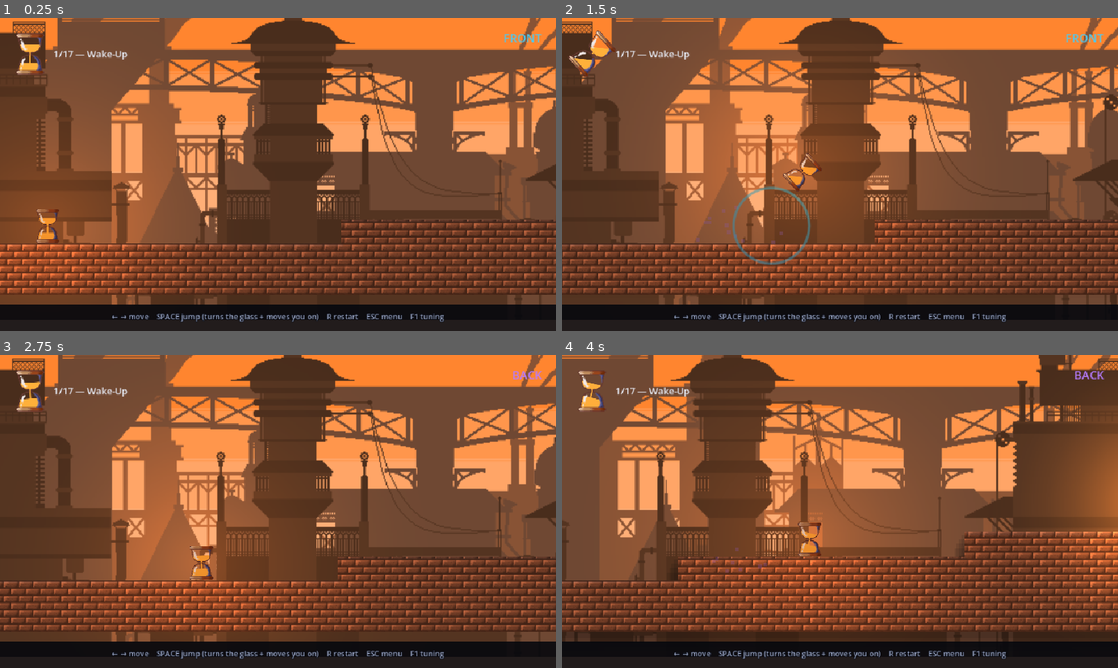
Above: before the commit, frames 1-4 (two rows, left to right).
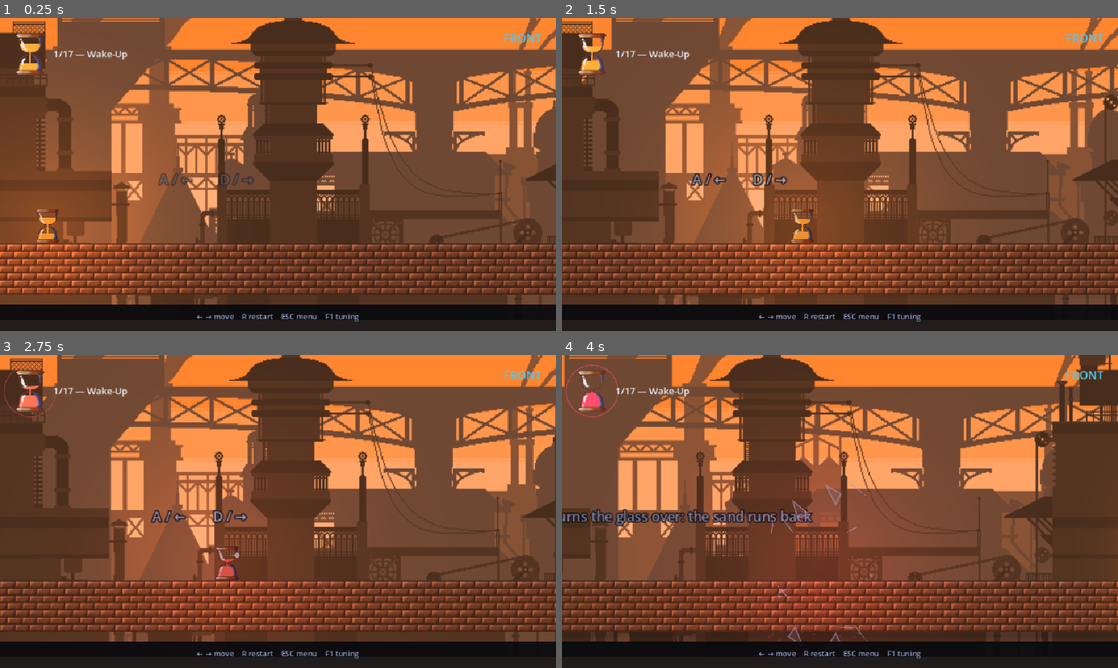
Above: after the commit, the same moments.

Repository: Athryell/GMTK-Game-Jam-2026
Game: Godot game, scene res://scenes/main.tscn
Two runs of this game, one before a commit and one after it. Both use one fixed random seed, a clock stepped at 60 frames per second and the inputs below. Sound files missing from this copy of the repository are replaced by a short silence.
Inputs:
- Up to frame 1 (0.25 s): no input
- Up to frame 2 (1.5 s): tap Enter at 0.5 s; hold Space (jump) 0.53-1.28 s; hold Right (move_right) from 0.53 s (still down); tap Space (jump) at 1.35 s
- Up to frame 3 (2.75 s): tap Space (jump) at 1.52, 1.82 s; release Right (move_right) at 2.03 s; hold Left (move_left) from 2.03 s (still down); hold Space (jump) from 2.03 s (still down)
- Up to frame 4 (4 s): release Left (move_left) at 2.78 s; release Space (jump) at 2.78 s; hold Right (move_right) from 2.78 s (still down); tap Space (jump) at 2.85, 3.02, 3.32 s; hold Space (jump) from 3.53 s (still down)

The runs differ from the first frame. In frame 1, 2.3% of the frame differs, in the area x 3-100%, y 8-98%; in frame 2, 5.0%; in frame 3, 15%; in frame 4, 38%, in the area x 0-100%, y 0-98%.

Commit message:
Add the tutorial level: level 1 teaches itself
Level 1 opens with the clock held and the jump locked, so walking is the
only thing to try and it falls short of the door. The death hands the jump
back and swaps the sign on screen.

Both behaviours are Level rules (clock_starts_on_move, jump_locked_first_life)
applied through _apply_level_rules, so no other level inherits them.

Co-Authored-By: Claude Opus 5 <noreply@anthropic.com>

Diff:
--- /dev/null
+++ b/hourglass_hero_godot/scenes/entities/hint_sign.tscn
@@ -0,0 +1,18 @@
+[gd_scene load_steps=2 format=3]
+
+[ext_resource type="Script" path="res://scripts/entities/hint_sign.gd" id="1_hint"]
+
+[node name="HintSign" type="Node2D"]
+z_index = 10
+script = ExtResource("1_hint")
+text = "A / ←    D / →    to move"
+
+[node name="Label" type="Label" parent="."]
+offset_left = -300.0
+offset_right = 300.0
+offset_bottom = 40.0
+theme_override_colors/font_color = Color(0.933, 0.949, 1, 1)
+theme_override_colors/font_outline_color = Color(0.024, 0.031, 0.063, 1)
+theme_override_constants/outline_size = 6
+theme_override_font_sizes/font_size = 15
+horizontal_alignment = 1
--- a/hourglass_hero_godot/scenes/levels/level_01_wake_up.tscn
+++ b/hourglass_hero_godot/scenes/levels/level_01_wake_up.tscn
@@ -3,10 +3,13 @@
 [ext_resource type="Script" uid="uid://dxec45qo6wc0" path="res://scripts/level.gd" id="1_level"]
 [ext_resource type="PackedScene" uid="uid://cggpaij3sjfcg" path="res://scenes/entities/door.tscn" id="2_door"]
 [ext_resource type="Script" uid="uid://b62bjh4xkmsp0" path="res://scripts/entities/terrain.gd" id="3_terrain"]
+[ext_resource type="PackedScene" path="res://scenes/entities/hint_sign.tscn" id="4_hint"]
 
 [node name="Level" type="Node2D" unique_id=2033491078]
 script = ExtResource("1_level")
 level_name = "Wake-Up"
+clock_starts_on_move = true
+jump_locked_first_life = true
 
 [node name="Spawn" type="Marker2D" parent="." unique_id=447216131]
 position = Vector2(53, 479)
@@ -14,11 +17,21 @@
 [node name="Entities" type="Node2D" parent="." unique_id=1541318319]
 
 [node name="Door" parent="Entities" unique_id=1228334491 instance=ExtResource("2_door")]
-position = Vector2(901, 386)
+position = Vector2(901, 438)
 
 [node name="Ground" type="StaticBody2D" parent="Entities" unique_id=1001778845]
 collision_mask = 0
 script = ExtResource("3_terrain")
 
 [node name="Shape" type="CollisionPolygon2D" parent="Entities/Ground" unique_id=492484394]
-polygon = PackedVector2Array(0, 502, 380, 502, 380, 476, 700, 476, 700, 449, 960, 449, 960, 560, 0, 560)
+polygon = PackedVector2Array(0, 502, 960, 502, 960, 560, 0, 560)
+
+[node name="MoveHint" parent="Entities" instance=ExtResource("4_hint")]
+position = Vector2(230, 420)
+hide_after_deaths = 1
+text = "A / ←        D / →"
+
+[node name="JumpHint" parent="Entities" instance=ExtResource("4_hint")]
+position = Vector2(250, 420)
+after_deaths = 1
+text = "SPACE / ↑   turns the glass over: the sand runs back"
--- a/hourglass_hero_godot/scripts/autoload/game.gd
+++ b/hourglass_hero_godot/scripts/autoload/game.gd
@@ -87,6 +87,20 @@
 ## `start_level` runs before it is instantiated.
 var double_jump := false
 
+## Is the sand allowed to run yet? Held back by `Level.clock_starts_on_move`
+## until the player first moves.
+var clock_running := true
+## `Level.jump_locked_first_life`, pushed here by `main.gd`.
+var jump_locked_first_life := false
+## Deaths on the level being played. Survives `restart`, cleared by moving to
+## another level.
+var level_deaths := 0
+
+## The lock is spent by the first death, so what the level killed you for is what
+## hands the jump back.
+var jump_enabled: bool:
+	get: return not (jump_locked_first_life and level_deaths == 0)
+
 ## Screen-y of "down" right now: +1 normally, -1 while the world is upside down.
 ## Changed mid-level by a [GravityPad]. Every vertical quantity is written as a
 ## downward component times this, so an inverted world is the same code.
@@ -126,6 +140,9 @@
 	if pad_flash > 0.0:
 		pad_flash = maxf(0.0, pad_flash - delta)
 	if status != Status.PLAY:
+		return
+	# A held clock is held for everything: the drain, the flow and both death rules.
+	if not clock_running:
 		return
 	# Both ends of the glass kill, and it is the DRAINING chambers that run out,
 	# not the glass: at four chambers you can die with sand still sealed in a side
@@ -220,7 +237,10 @@
 
 # ----- Level lifecycle -------------------------------------------------------
 
-func start_level(index: int) -> void:
+## `keep_deaths` tells a retry from a fresh arrival: only `restart` passes it.
+func start_level(index: int, keep_deaths := false) -> void:
+	if not keep_deaths or index != level_index:
+		level_deaths = 0
 	level_index = clampi(index, 0, level_scenes.size() - 1)
 	levels_reached = maxi(levels_reached, level_index)
 	# Two chambers until the level says otherwise. `main.gd` re-arms the glass
@@ -248,14 +268,22 @@
 	if status == Status.VICTORY:
 		start_level(0)
 	else:
-		start_level(level_index)
+		start_level(level_index, true)
 
 
 func set_status(new_status: Status) -> void:
 	if status == new_status:
 		return
+	# Counted before the signal goes out, so listeners read the toll including it.
+	if new_status == Status.DEAD:
+		level_deaths += 1
 	status = new_status
 	status_changed.emit(status)
+
+
+## The player has moved. Idempotent: called from the movement branch every frame.
+func start_clock() -> void:
+	clock_running = true
 
 
 ## Called by `main.gd` once the level scene is built and the player placed, so
--- /dev/null
+++ b/hourglass_hero_godot/scripts/entities/hint_sign.gd
@@ -0,0 +1,45 @@
+@tool
+## A line of tutorial text standing in the world, at the spot its sentence is
+## about. The jump is not mentioned before walking has failed: a rule you have
+## already broken is the one that sticks.
+class_name HintSign
+extends Node2D
+
+## Seconds a sign takes to fade in or out.
+const FADE_TIME := 0.5
+
+@export_multiline var text := "": set = _set_text
+## Deaths on this level before the sign appears. 0 is up from the start.
+@export_range(0, 4) var after_deaths := 0
+## Deaths after which it goes away again; 0 leaves it up for good. The level only
+## ever wants one of these on screen.
+@export_range(0, 4) var hide_after_deaths := 0
+
+@onready var _label: Label = $Label
+
+var _fade: Tween
+
+
+func _ready() -> void:
+	_label.text = text
+	if Engine.is_editor_hint():
+		return
+	modulate.a = 0.0
+	Game.status_changed.connect(_refresh.unbind(1))
+	_refresh()
+
+
+## Only the death toll can change what a sign says, so nothing here runs per frame.
+func _refresh() -> void:
+	var spent := hide_after_deaths > 0 and Game.level_deaths >= hide_after_deaths
+	var wanted := 1.0 if Game.level_deaths >= after_deaths and not spent else 0.0
+	if _fade != null:
+		_fade.kill()
+	_fade = create_tween()
+	_fade.tween_property(self, "modulate:a", wanted, FADE_TIME)
+
+
+func _set_text(value: String) -> void:
+	text = value
+	if is_node_ready():
+		_label.text = value
--- a/hourglass_hero_godot/scripts/entities/player.gd
+++ b/hourglass_hero_godot/scripts/entities/player.gd
@@ -123,15 +123,21 @@
 	var steer := Input.get_axis("move_left", "move_right")
 	velocity.x = steer * cfg.move_speed
 	Game.aim(steer)
+	# The clock is the player's to start; a level that holds it runs frozen
+	# until this line.
+	if not is_zero_approx(steer):
+		Game.start_clock()
+
+	# A locked jump reads as never pressed, buffer included.
+	var pressed_jump := Game.jump_enabled and Input.is_action_just_pressed("jump")
 
 	# Coyote time, then jump buffer.
 	_coyote = cfg.coyote_time if is_on_floor() else maxf(0.0, _coyote - delta)
-	_buffer = cfg.jump_buffer if Input.is_action_just_pressed("jump") \
-		else maxf(0.0, _buffer - delta)
+	_buffer = cfg.jump_buffer if pressed_jump else maxf(0.0, _buffer - delta)
 
 	if _buffer > 0.0 and _coyote > 0.0:
 		_jump(steer)
-	elif _air_jumps > 0 and Input.is_action_just_pressed("jump"):
+	elif _air_jumps > 0 and pressed_jump:
 		# Keyed to the press, not `_buffer`: a buffered jump must not be spent in
 		# the air. A second real flip, so it undoes the first: pure height.
 		_air_jumps -= 1
--- a/hourglass_hero_godot/scripts/level.gd
+++ b/hourglass_hero_godot/scripts/level.gd
@@ -23,6 +23,12 @@
 ## turns restore both the starting plane and the exact sand, so the double jump
 ## is pure height — free while you are full, ruinous while you are empty.
 @export var double_jump := false
+## Holds the sand until the player first steers, so a level with something to say
+## can say it before anything is at stake.
+@export var clock_starts_on_move := false
+## Takes the jump away for the first life only; the death hands it back. Walking
+## straight ahead until you run dry is a lesson no sentence teaches.
+@export var jump_locked_first_life := false
 
 @onready var spawn: Marker2D = $Spawn
 
--- a/hourglass_hero_godot/scripts/main.gd
+++ b/hourglass_hero_godot/scripts/main.gd
@@ -87,6 +87,8 @@
 ## before the level scene exists.
 func _apply_level_rules() -> void:
 	Game.double_jump = _level.double_jump
+	Game.clock_running = not _level.clock_starts_on_move
+	Game.jump_locked_first_life = _level.jump_locked_first_life
 	# Every level starts the right way up; only a pad turns the world.
 	Game.set_gravity(1.0)
 	var top := _level.sand_start_override if _level.sand_start_override > 0.0 \
--- a/hourglass_hero_godot/scripts/ui/hud.gd
+++ b/hourglass_hero_godot/scripts/ui/hud.gd
@@ -10,6 +10,11 @@
 ## What the two planes are called on a two-chamber level. Past two there is no
 ## front and no back — the planes are a ring, so they are numbered instead.
 const PLANE_NAMES := ["FRONT", "BACK"]
+
+## The bar along the bottom. A level that has taken the jump away must not go on
+## advertising it.
+const HINT_FULL := "← → move    SPACE jump (turns the glass + moves you on)    R restart    ESC menu    F1 tuning"
+const HINT_NO_JUMP := "← → move    R restart    ESC menu    F1 tuning"
 
 @onready var _level_label: Label = $LevelLabel
 @onready var _plane_label: Label = $PlaneLabel
@@ -57,6 +62,8 @@
 
 func _on_level_loaded(index: int, level_name: String) -> void:
 	_level_label.text = "%d/%d — %s" % [index + 1, Game.level_scenes.size(), level_name]
+	# Emitted after the level's rules are applied, so the jump lock is settled.
+	_hint.text = HINT_FULL if Game.jump_enabled else HINT_NO_JUMP
 	# The plane label spells out the chamber count, and a new level can change
 	# that count without ever changing the plane — arriving on a three-chamber
 	# level in P0 left the label reading FRONT. `level_loaded` is emitted after
@@ -75,7 +82,6 @@
 	match status:
 		Game.Status.PLAY:
 			_overlay.text = ""
-			_hint.text = "← → move    SPACE jump (turns the glass + moves you on)    R restart    ESC menu    F1 tuning"
 		# No banner: both states resolve on their own within a second.
 		Game.Status.DEAD, Game.Status.LEVEL_CLEAR:
 			_overlay.text = ""
--- a/hourglass_hero_godot/tests/smoke_test.gd
+++ b/hourglass_hero_godot/tests/smoke_test.gd
@@ -27,18 +27,62 @@
 		_finish()
 		return
 
-	# --- Sand drains ---------------------------------------------------------
+	# --- The tutorial: the level opens frozen and with no jump ----------------
+	# Both are level 1's own rules. They are checked here, in the opening state
+	# of a real boot, because that is the only moment they exist.
 	var sand_at_start := Game.sand
 	await _frames(30)
-	_check("sand drains", Game.sand < sand_at_start,
+	_check("level 1 holds the clock until the player moves",
+		is_equal_approx(Game.sand, sand_at_start),
 		"%.0f → %.0f" % [sand_at_start, Game.sand])
 
-	# --- Falling and landing -------------------------------------------------
+	var plane_at_start := Game.plane
 	await _frames(60)
 	_check("player lands on the floor", player.is_on_floor(),
 		"y=%.1f" % player.global_position.y)
+	await _press("jump", 4)
+	await _frames(4)
+	_check("level 1 takes the jump away for the first life",
+		Game.plane == plane_at_start and player.is_on_floor(),
+		"plane=%s floor=%s" % [Game.plane, player.is_on_floor()])
+	_check("a locked jump does not run the clock either",
+		is_equal_approx(Game.sand, sand_at_start), "%.0f" % Game.sand)
+
+	# --- Sand drains, once you move ------------------------------------------
+	Input.action_press("move_right")
+	await _frames(30)
+	_check("sand drains once the player moves", Game.sand < sand_at_start,
+		"%.0f → %.0f" % [sand_at_start, Game.sand])
+
+	# --- Walking straight must KILL: level 1 starts at half sand and the
+	# crossing is longer than that reserve. Still holding right from above.
+	var died := false
+	for i in 600:
+		await get_tree().physics_frame
+		if Game.status == Game.Status.DEAD:
+			died = true
+			break
+	Input.action_release("move_right")
+	_check("walking without jumping empties the glass and kills", died,
+		"status=%s" % Game.status)
+
+	# --- And the death is what hands the jump back ---------------------------
+	Game.restart()
+	await _load_level_scene()
+	await _frames(5)
+	player = _find_player()
+	_check("the first death unlocks the jump", Game.jump_enabled,
+		"deaths=%d" % Game.level_deaths)
 
 	# --- The jump: flips the glass and swaps plane ---------------------------
+	for i in 120:
+		await get_tree().physics_frame
+		if player.is_on_floor():
+			break
+	# Walk first, and not for show: the retry starts frozen and exactly half
+	# full, and a turn of a half-full two-chamber glass gives back precisely what
+	# it took. There has to be sand spent before a refuel can be measured.
+	await _press("move_right", 30)
 	var plane_before := Game.plane
 	var sand_before := Game.sand
 	await _press("jump", 4)
@@ -56,23 +100,9 @@
 	await _frames(4)
 	_check("second jump returns to the starting plane", Game.plane == plane_before)
 
-	# --- Walking straight must KILL: level 1 starts at half sand and the
-	# crossing is longer than that reserve.
-	Game.restart()
-	await _frames(5)
-	Input.action_press("move_right")
-	var died := false
-	for i in 600:
-		await get_tree().physics_frame
-		if Game.status == Game.Status.DEAD:
-			died = true
-			break
-	Input.action_release("move_right")
-	_check("walking without jumping empties the glass and kills", died,
-		"status=%s" % Game.status)
-
 	# --- Walking WHILE jumping refuels and reaches the door: the whole loop.
 	Game.restart()
+	await _load_level_scene()
 	await _frames(5)
 	player = _find_player()
 	var level_before := Game.level_index
@@ -115,6 +145,14 @@
 			"double_jump=%s chambers=%d/%d sand=%.0f (override %.0f)"
 				% [Game.double_jump, Game.chamber_count, level.chambers, Game.sand,
 					level.sand_start_override])
+		# The tutorial's two rules, checked on every level rather than on the one
+		# that uses them: what matters is that they cannot leak into the others.
+		_check("level %d (%s) runs the clock unless it says otherwise" % [i + 1, _level_name()],
+			Game.clock_running != level.clock_starts_on_move,
+			"clock_running=%s" % Game.clock_running)
+		_check("level %d (%s) allows the jump unless it says otherwise" % [i + 1, _level_name()],
+			Game.jump_enabled != level.jump_locked_first_life,
+			"jump_enabled=%s deaths=%d" % [Game.jump_enabled, Game.level_deaths])
 
 		var budget := level.sand_start_override if level.sand_start_override > 0.0 \
 			else Tuning.cfg.sand_start
Not shown, added: hourglass_hero_godot/scripts/entities/hint_sign.gd.uid
Not shown, changed: hourglass_hero_godot/README.md
